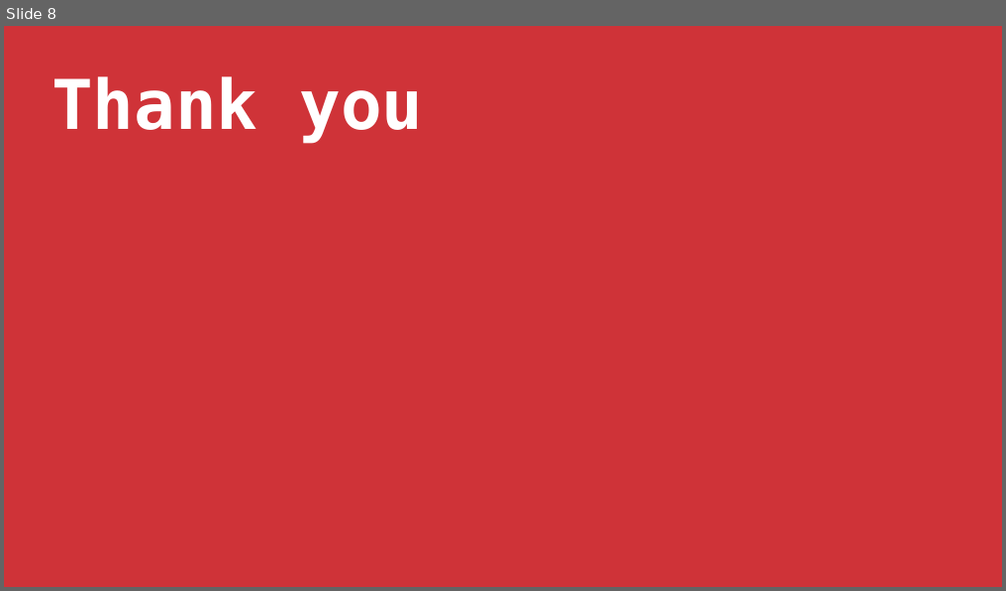
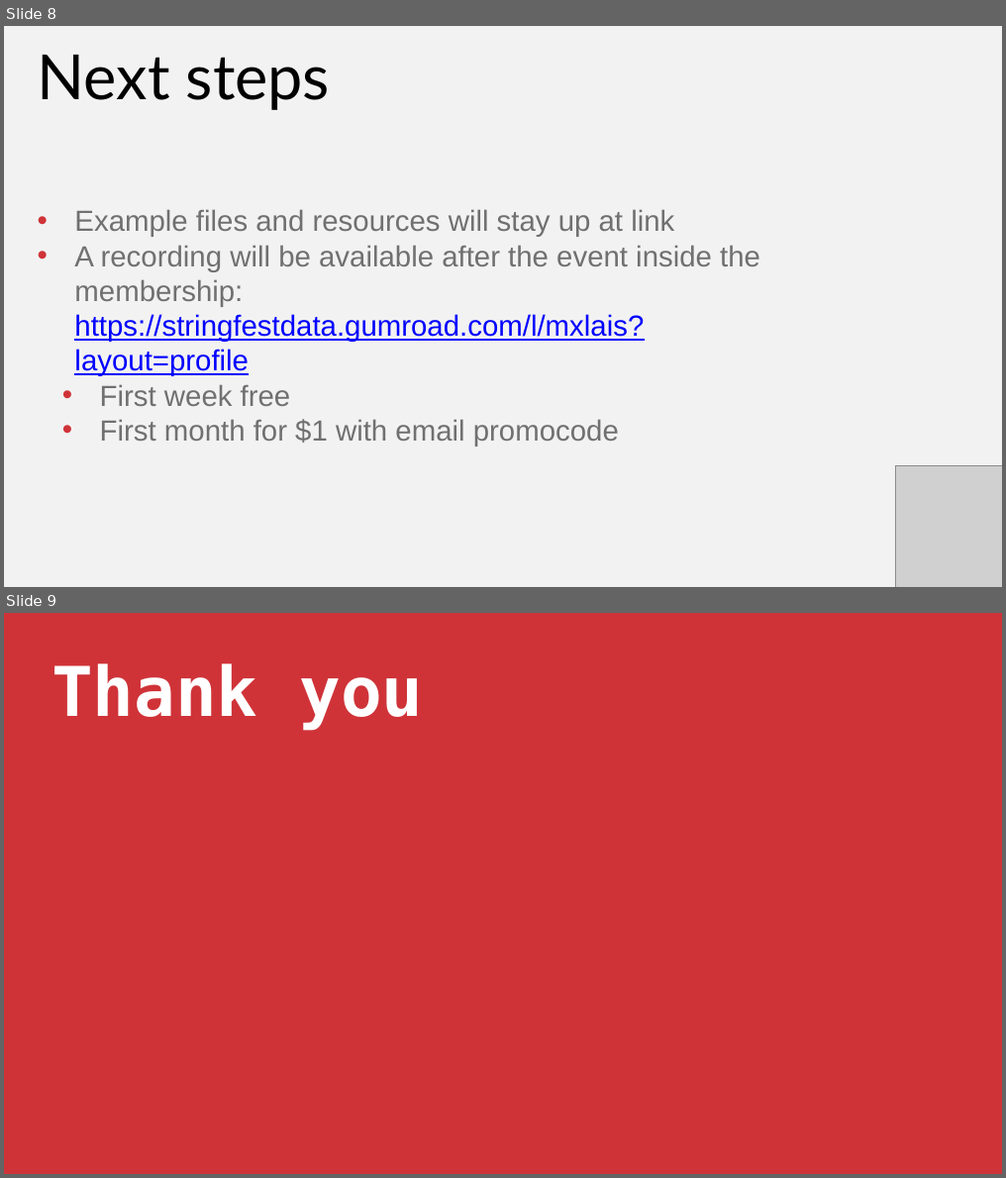
Before and after one commit to stringfestdata/first-steps-power-automate, a slide deck: first-steps-power-automate.pptx. Shown one above the other, each under a label of ours: slide 8 before the commit, slides 8 and 9 after it. The pictures are 1006x591 and 1006x1178 pixels, drawn with LibreOffice and Linux fonts; fonts in the diff are those of the drawing; grey boxes stand for pictures. Boxes give left, top, right and bottom in pixels: in the first picture for what was removed or moved away, otherwise in the second. Text is boxed around its words. In the diff, an @@ line names an element or a change of style, - is before the commit and + after.

```diff
--- a/first-steps-power-automate.pptx
+++ b/first-steps-power-automate.pptx
@@ slide 8 added at [4,26,1002,587], background #F2F2F2 @@
@@ text added at [38,55,331,110], 90 pt, text #000000 @@
+Next steps
@@ text added at [74,209,760,447], 42 pt, text #707070 @@
+• Example files and resources will stay up at link
+• A recording will be available after the event inside the membership: https://stringfestdata.gumroad.com/l/mxlais?layout=profile
+  • First week free
+  • First month for $1 with email promocode
@@ picture added at [896,466,1001,587] @@
@@ what was slide 8 is now slide 9 @@
```
Also in this commit, not shown: 1 slide changed, 1 other slide added, 1 slide removed.
